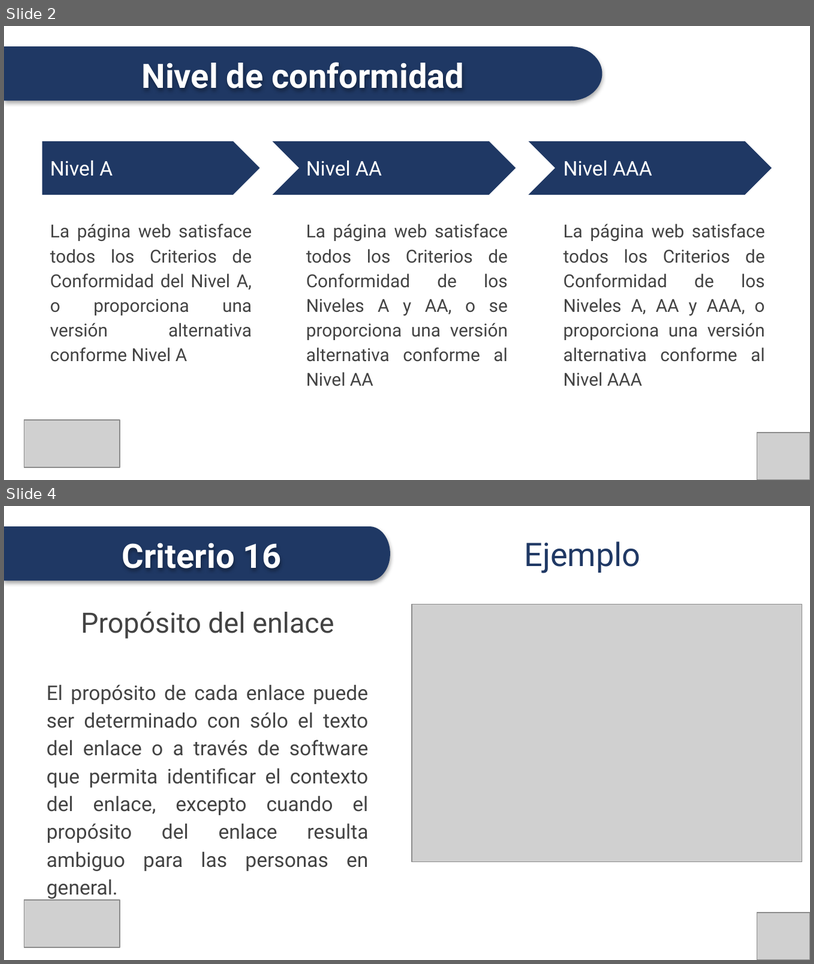
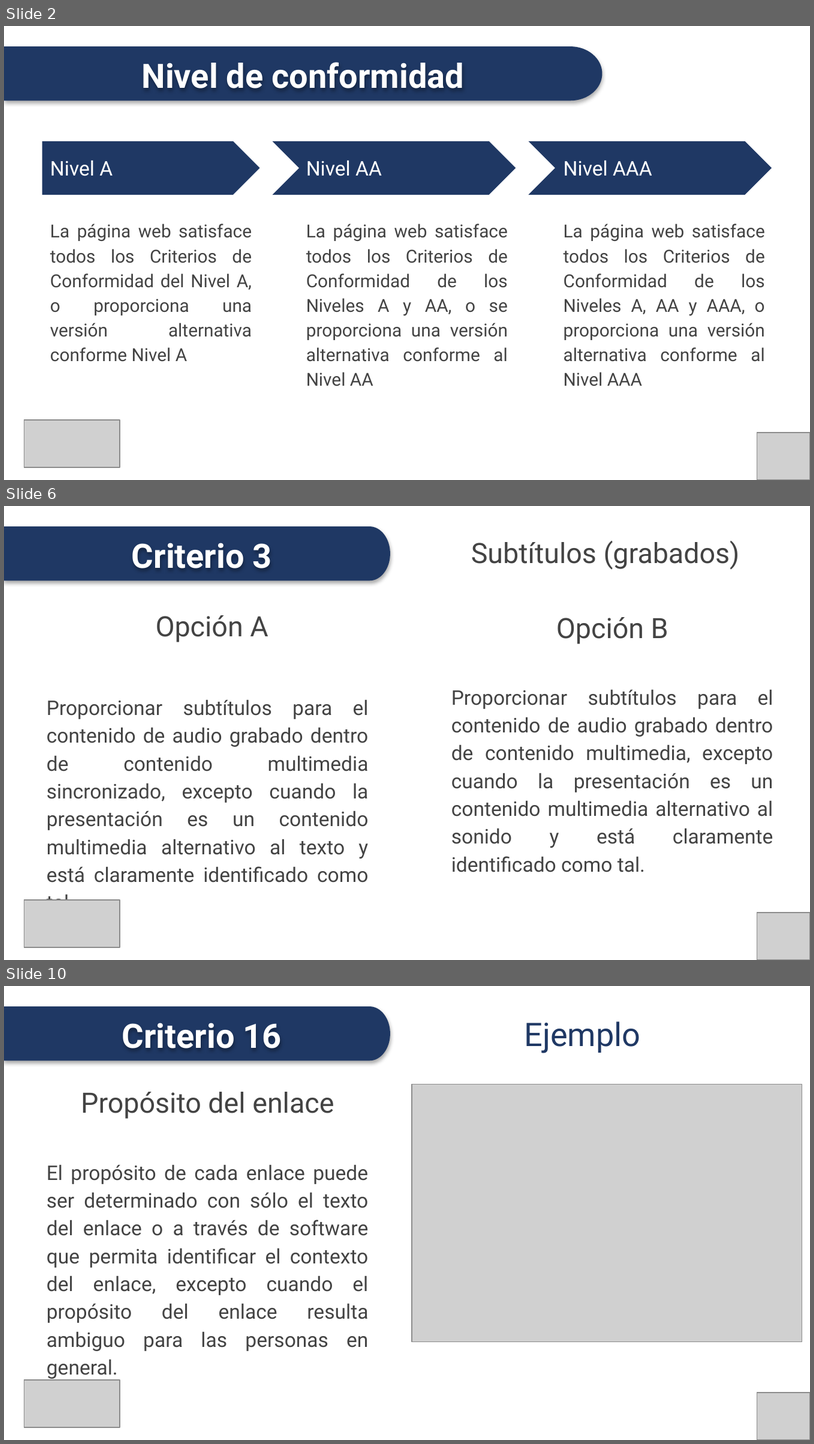
Before and after one commit to conaipd/accesibilidad, a slide deck: NTS - Accesibilidad Web - P2 - SEPTIEMBRE 2024.pptx. Shown one above the other, each under a label of ours: slides 2 and 4 before the commit, slides 2, 6 and 10 after it; the slides between them are not shown. The pictures are 814x964 and 814x1444 pixels, drawn with LibreOffice and Linux fonts; fonts in the diff are those of the drawing; grey boxes stand for pictures. Boxes give left, top, right and bottom in pixels: in the first picture for what was removed or moved away, otherwise in the second. Text is boxed around its words. In the diff, an @@ line names an element or a change of style, - is before the commit and + after.

```diff
--- a/NTS - Accesibilidad Web - P2 - SEPTIEMBRE 2024.pptx
+++ b/NTS - Accesibilidad Web - P2 - SEPTIEMBRE 2024.pptx
@@ slide 6 added at (4,506,810,960), background #FFFFFF @@
@@ freeform shape added at (4,526,390,580), fill #1F3864 @@
@@ title added at (471,541,740,570), 25 pt, text #434343 @@
+Subtítulos (grabados)
@@ text added at (132,543,272,568), 30 pt, text #FFFFFF, bold @@
+Criterio 3
@@ text added at (156,615,268,642), 25 pt, text #434343 @@
+Opción A
@@ text added at (557,617,669,644), 25 pt, text #434343 @@
+Opción B
@@ text added at (47,700,369,900), 18 pt, text #434343 @@
+Proporcionar subtítulos para el contenido de audio grabado dentro de contenido multimedia sincronizado, excepto cuando la presentación es un contenido multimedia alternativo al texto y está claramente identificado como tal.
@@ text added at (452,690,774,872), 18 pt, text #434343 @@
+Proporcionar subtítulos para el contenido de audio grabado dentro de contenido multimedia, excepto cuando la presentación es un contenido multimedia alternativo al sonido y está claramente identificado como tal.
@@ picture added at (24,900,120,947) @@
@@ picture added at (757,912,810,960) @@
@@ what was slide 4 is now slide 10 @@
```
Also in this commit, not shown: 1 slide changed, 5 other slides added.
